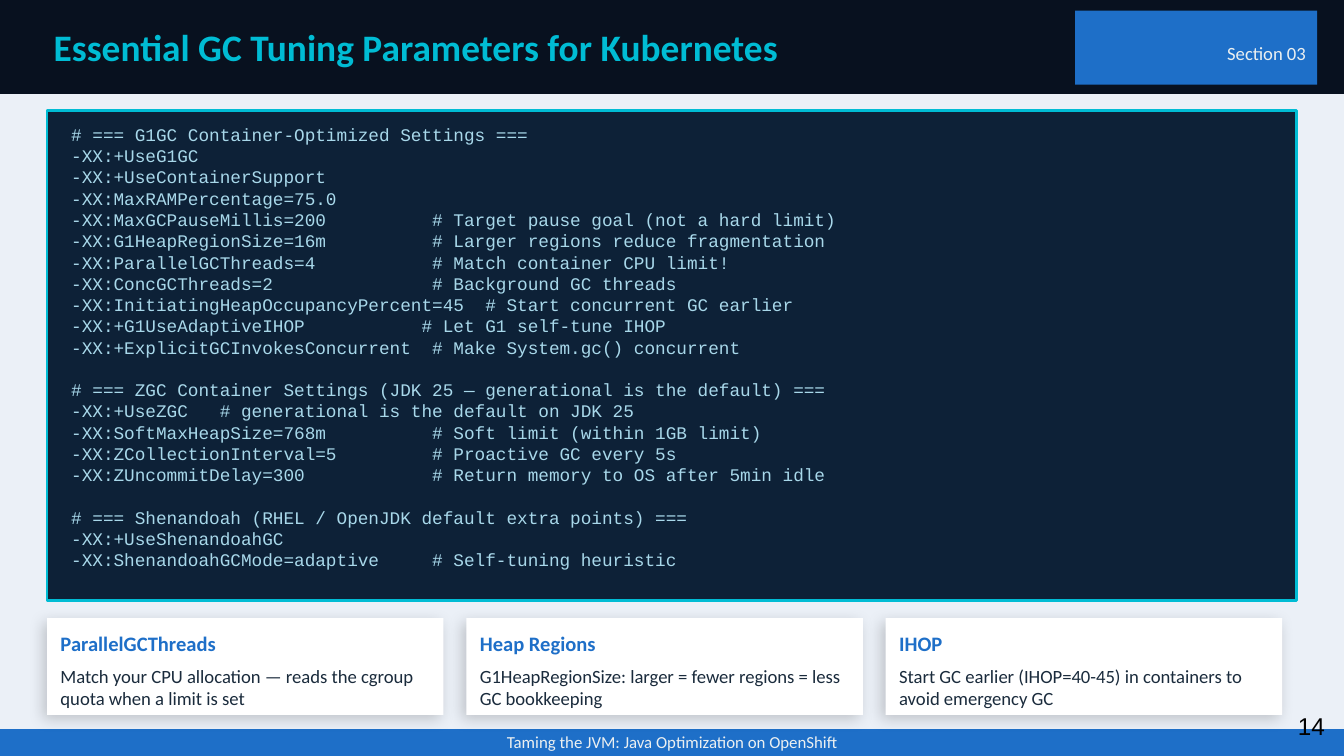
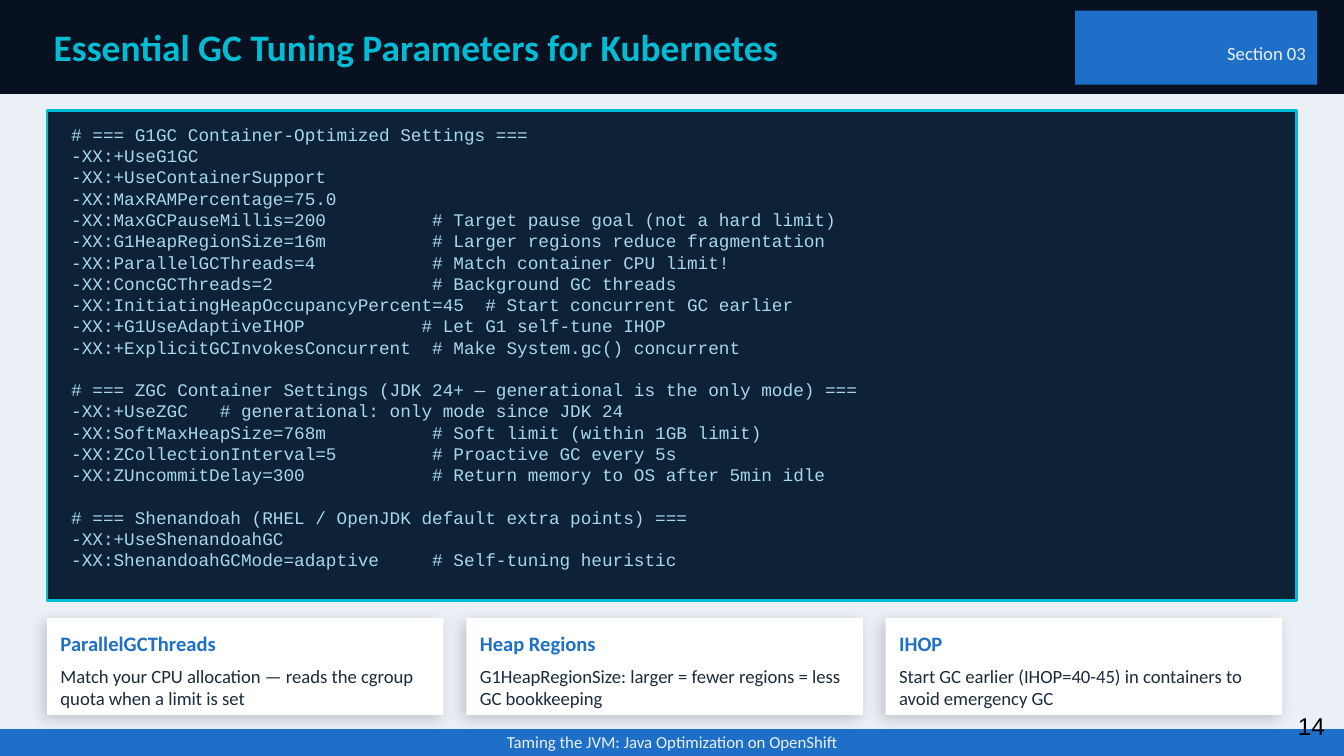
Before and after one commit to patterncatalyst/quarkus-optimization, a slide deck: slide 14 of presentation/optimizing-quarkus-on-kubernetes.pptx. Drawn at 1344x756 pixels with LibreOffice and Linux fonts; fonts in the diff are those of the drawing. Boxes give left, top, right and bottom in pixels: in the first picture for what was removed or moved away, otherwise in the second. Text is boxed around its words. In the diff, an @@ line names an element or a change of style, - is before the commit and + after.

```diff
--- a/presentation/optimizing-quarkus-on-kubernetes.pptx
+++ b/presentation/optimizing-quarkus-on-kubernetes.pptx
@@ text at box(71, 384, 814, 421): text changed @@
-# === ZGC Container Settings (JDK 25 — generational is the default) ===
--XX:+UseZGC # generational is the default on JDK 25
+# === ZGC Container Settings (JDK 24+ — generational is the only mode) ===
+-XX:+UseZGC # generational: only mode since JDK 24
```
Also in this commit, not shown: 6 other slides changed, 6 other files.
